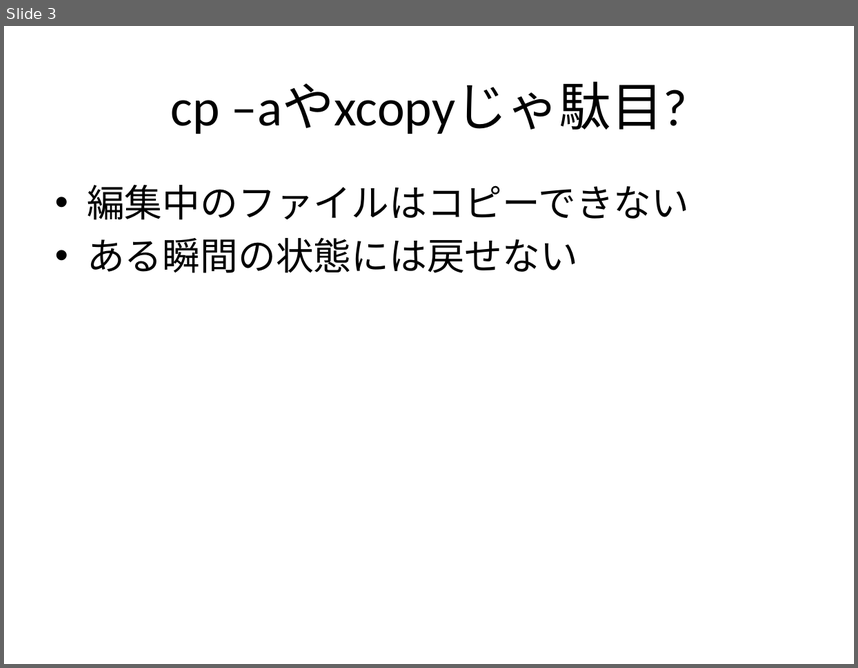
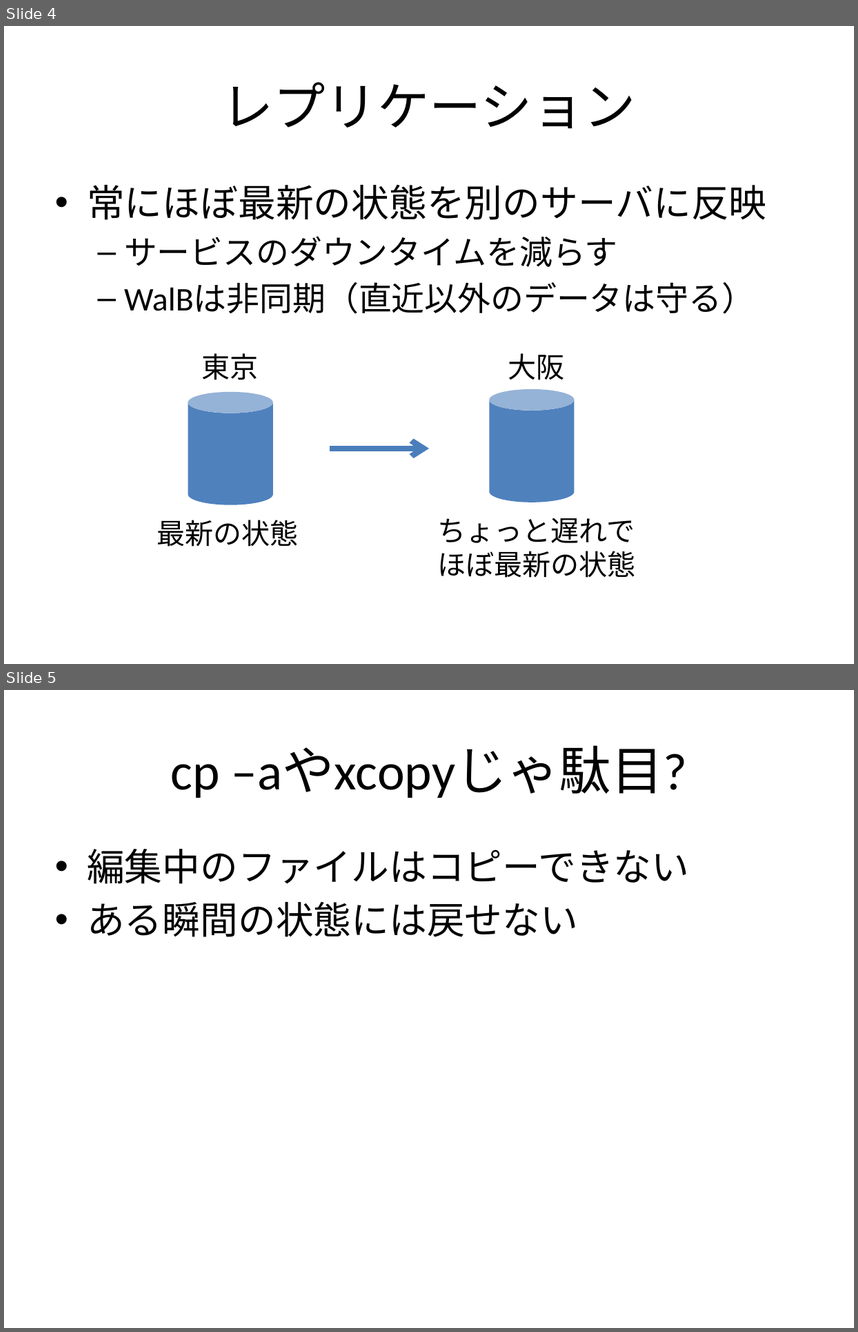
Before and after one commit to walb-linux/walb-tools, a slide deck: doc/walb-is-hard.pptx. Shown one above the other, each under a label of ours: slide 3 before the commit, slides 4 and 5 after it. The pictures are 858x668 and 858x1332 pixels, drawn with LibreOffice and Linux fonts; fonts in the diff are those of the drawing. Boxes give left, top, right and bottom in pixels: in the first picture for what was removed or moved away, otherwise in the second. Text is boxed around its words. In the diff, an @@ line names an element or a change of style, - is before the commit and + after.

```diff
--- a/doc/walb-is-hard.pptx
+++ b/doc/walb-is-hard.pptx
@@ slide 4 added at [4, 26, 854, 664], background #FFFFFF @@
@@ title added at [221, 82, 636, 129], 44 pt, text #000000 @@
+レプリケーション
@@ text added at [87, 185, 766, 314], 28 pt, text #000000 @@
+• 常にほぼ最新の状態を別のサーバに反映
+  – サービスのダウンタイムを減らす
+  – WalBは非同期（直近以外のデータは守る）
@@ text added at [202, 353, 259, 380], 24 pt, text #000000 @@
+東京
@@ text added at [508, 353, 565, 380], 24 pt, text #000000 @@
+大阪
@@ cylinder added at [188, 392, 274, 505], fill #4F81BD @@
@@ cylinder added at [489, 389, 575, 502], fill #4F81BD @@
@@ arrow added from (330, 448) to (429, 448), #4B7EBC 4.75 pt @@
@@ text added at [156, 519, 298, 546], 24 pt, text #000000 @@
+最新の状態
@@ text added at [437, 517, 635, 577], 24 pt, text #000000 @@
+ちょっと遅れで
+ほぼ最新の状態
@@ what was slide 3 is now slide 5 @@
```
Also in this commit, not shown: 14 slides changed, 4 other slides added, 1 slide removed.
